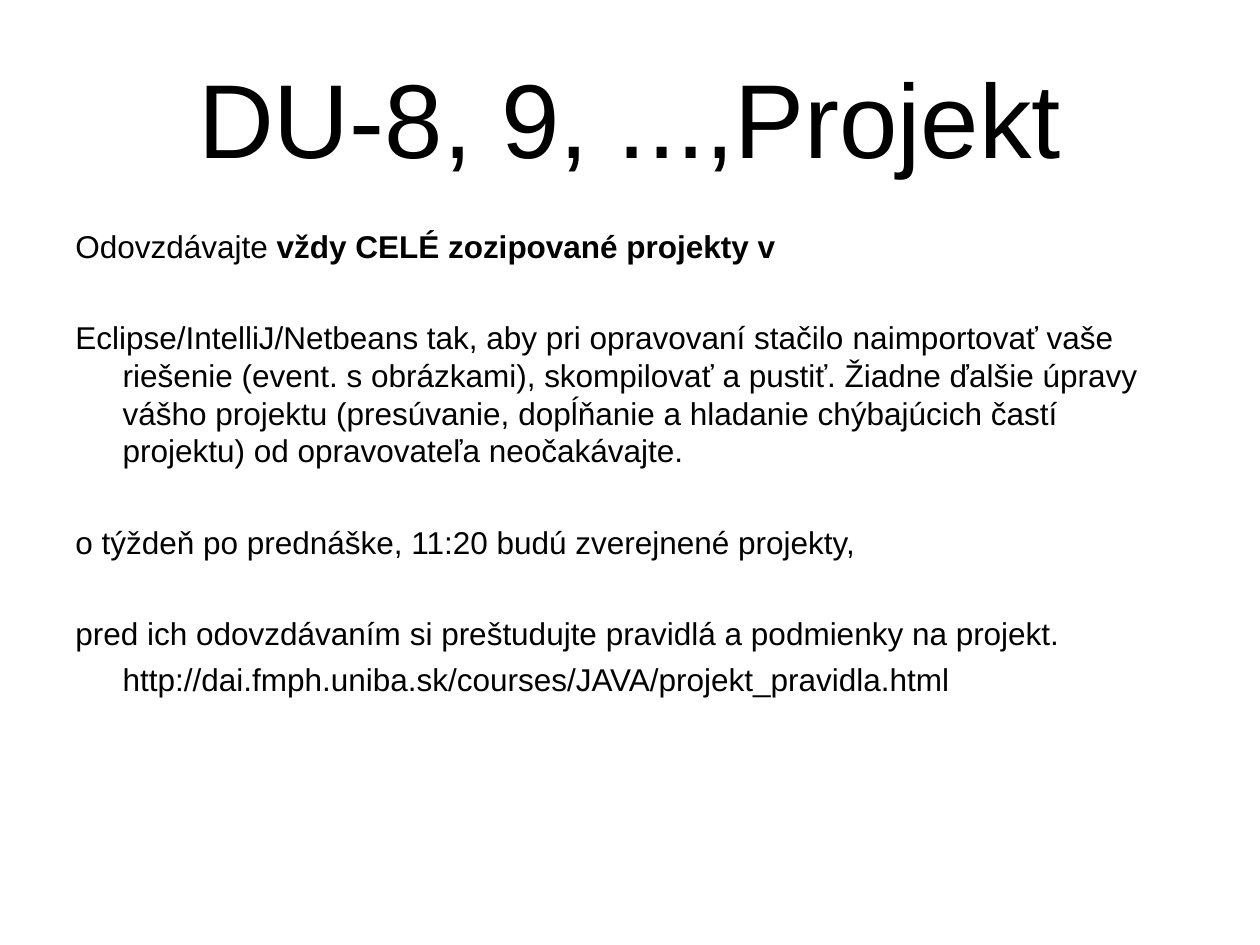
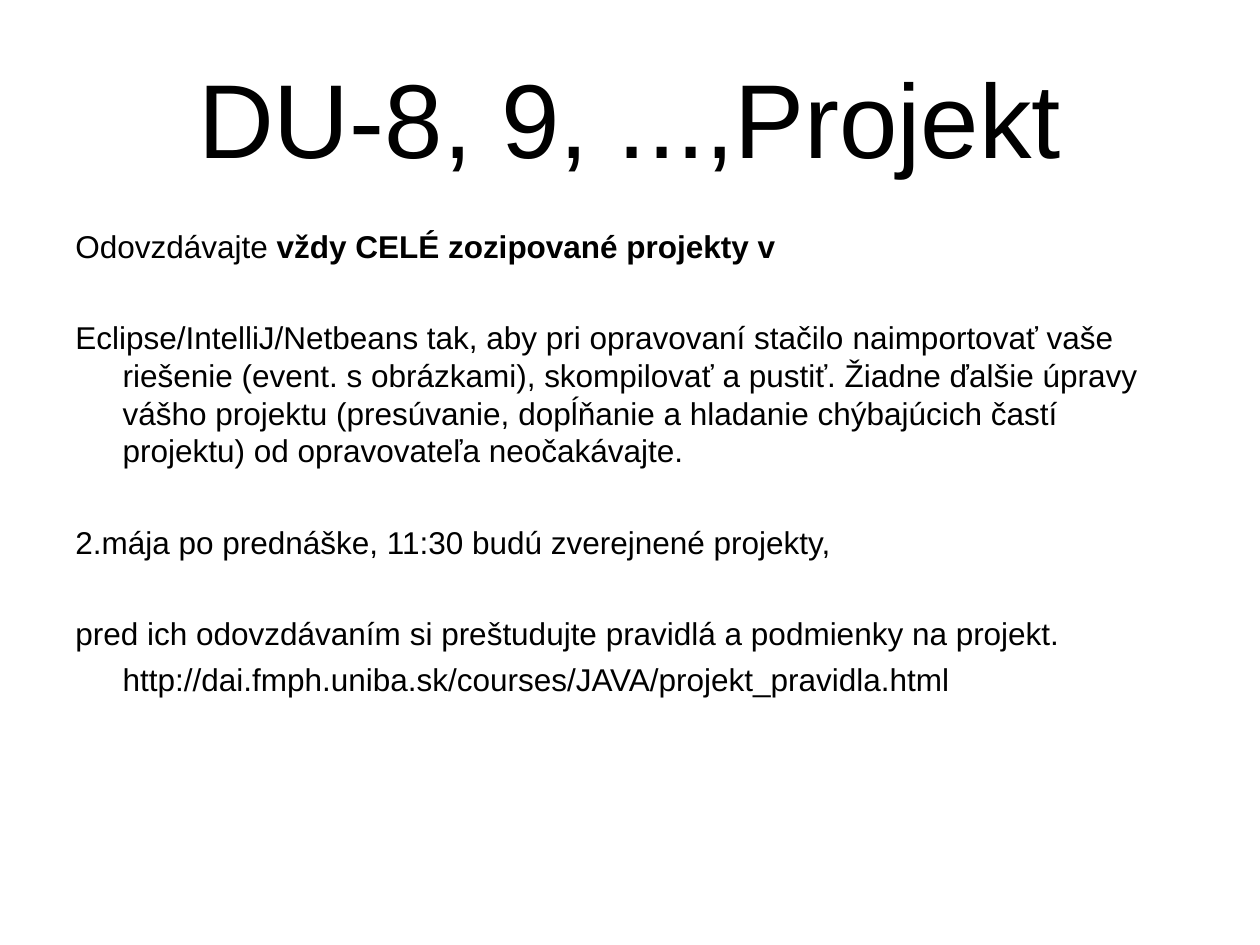
Before and after one commit to Programovanie4/Prednasky, a slide deck: slide 32 of 08/08_java.ppt (slide 33 before the commit). Drawn at 1260x945 pixels with LibreOffice and Linux fonts; fonts in the diff are those of the drawing. Boxes give left, top, right and bottom in pixels: in the first picture for what was removed or moved away, otherwise in the second. Text is boxed around its words. In the diff, an @@ line names an element or a change of style, - is before the commit and + after.

```diff
--- a/08/08_java.ppt
+++ b/08/08_java.ppt
@@ text at (75, 530, 831, 560): text changed @@
-o týždeň po prednáške, 11:20 budú zverejnené projekty,
+2.mája po prednáške, 11:30 budú zverejnené projekty,
```
Also in this commit, not shown: 5 other slides changed, 1 slide removed, 3 other files.
